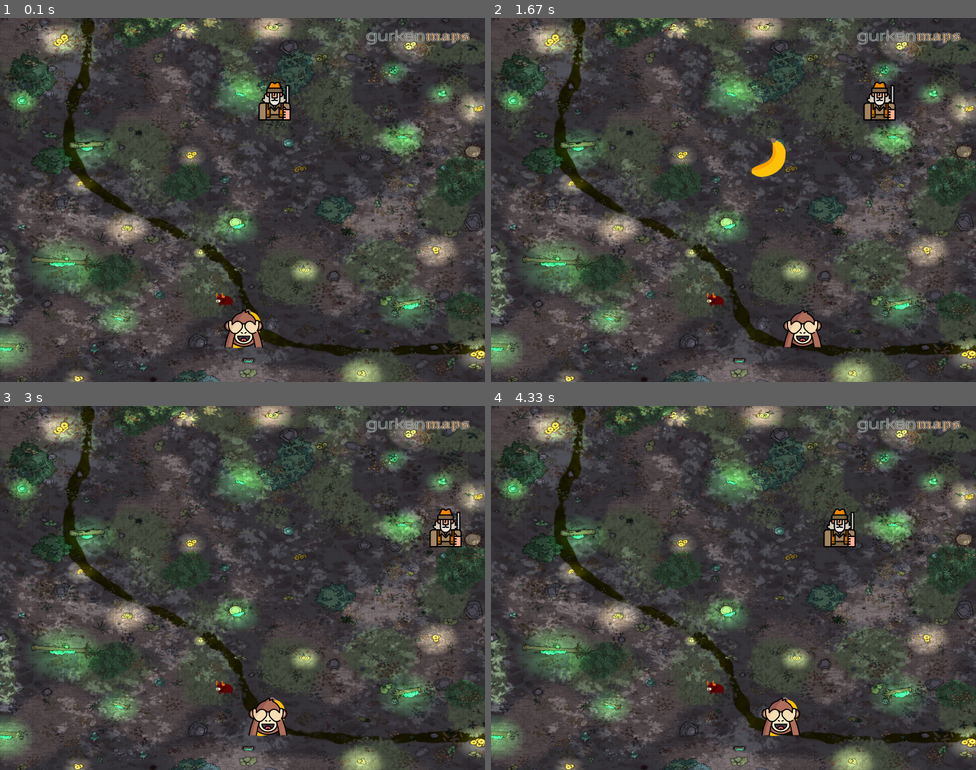
Above: before the commit, frames 1-4 (two rows, left to right).
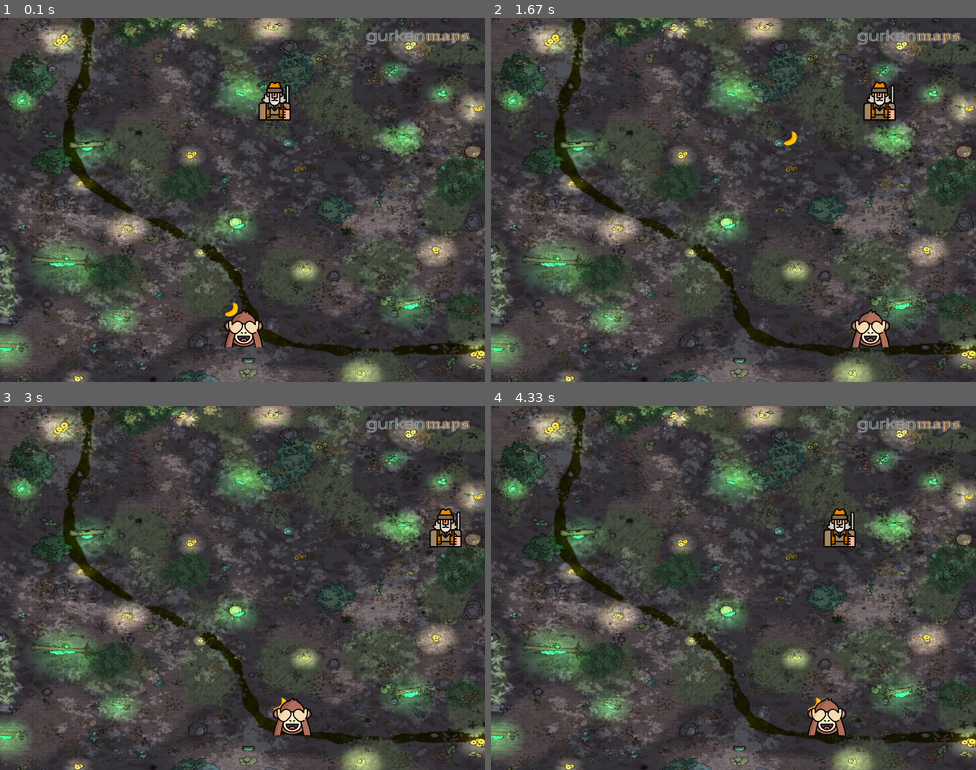
Above: after the commit, the same moments.

Repository: chakradhar1998/MyPygame
Game: pygame game, started from main.py
Same seed, same stepped clock (60 frames per second), same inputs: the game is played once before the commit and once after it.
Inputs (mouse positions are in pixels of both pictures, inside the frame that each line leads up to):
- Up to frame 1 (0.1 s): no input
- Up to frame 2 (1.67 s): hold Right 0.33-0.8 s; click (714, 214) at 0.88 s; hold Right 1.17-1.63 s
- Up to frame 3 (3 s): hold Left 1.67-2.2 s; hold Left 2.23-2.63 s; hold Right from 2.67 s (still down)
- Up to frame 4 (4.33 s): release Right at 3.3 s; hold Left 3.33-3.8 s; hold Right 3.83-4.3 s

The runs differ from the first frame. In frame 1, 0.2% of the frame differs, in the area x 44-54%, y 75-91%; in frame 2, 1.7%, in the area x 44-83%, y 31-91%; in frame 3, 1.1%; in frame 4, 1.3%.

Commit message:
convert all objects to rect and rewrite the code

Diff:
--- a/main.py
+++ b/main.py
@@ -22,6 +22,7 @@
 PlayerX = 370
 PlayerY = 480
 Player_change = 0
+Player_rect= PlayerImg.get_rect(topleft= (PlayerX,PlayerY))
 
 #Hunter
 HunterImg = pygame.image.load('man.png')
@@ -34,20 +35,16 @@
 
 #banana
 bananaImg=pygame.image.load('banana.png')
-bananaX = PlayerX
+bananaX = PlayerX +32
 bananaY = PlayerY
 bananaY_change = 0
-banana_rect= bananaImg.get_rect(midtop=(bananaX,bananaY))
+banana_rect= bananaImg.get_rect(center=(bananaX,bananaY))
 
 
-#learn rect using bull
-bull_img = pygame.image.load('bulls.png')
-bullx=370
-bully=480
-bull_rect = bull_img.get_rect(midbottom = (bullx,bully))
+
 
 def Player(x,y):
-    screen.blit(PlayerImg,(x,y))
+    screen.blit(PlayerImg,Player_rect)
 
 
 def Hunter(x,y):
@@ -74,14 +71,14 @@
     # If keystroke is pressed check whether its right or left
         if event.type == pygame.KEYDOWN:
             if event.key == pygame.K_LEFT:
-                Player_change = -1
+                Player_change = -2
                 print("left")
 
 
 
         if event.type == pygame.KEYDOWN:
             if event.key == pygame.K_RIGHT:
-                Player_change = 1
+                Player_change = 2
                 print("right")
 
         if event.type == pygame.KEYUP:
@@ -91,19 +88,18 @@
 
 
         if event.type == pygame.MOUSEBUTTONDOWN:
-            print("yay")
             bananaY_change = -3
 
 
 
 
     #check boundaries for player
-    PlayerX += Player_change
+    Player_rect.left += Player_change
 
-    if PlayerX <=0:
-        PlayerX = 0
-    elif PlayerX >=736:
-        PlayerX = 736
+    if Player_rect.left <=0:
+        Player_rect.left = 0
+    elif Player_rect.left >=736:
+        Player_rect.left = 736
 
 
     Hunter_rect.left += HunterX_change
@@ -125,13 +121,18 @@
         banana_rect.top = PlayerY
 
     if bananaY_change == 0:
-        banana_rect.left = PlayerX
+        banana_rect.left = Player_rect.left
 
     banana(bananaX,bananaY)
     Player(PlayerX,PlayerY)
     Hunter(HunterX,HunterY)
 
-    screen.blit(bull_img,bull_rect)
-   # bull_rect.top += -4
+
+    if banana_rect.colliderect(Hunter_rect):
+        banana_rect.top= PlayerY
+        print(banana_rect.top)
+        bananaY_change = 0
+        Hunter_rect.top = random.randint(50,150)
+
     pygame.display.update()
     clock.tick(600)
Binary file changed: banana.png
